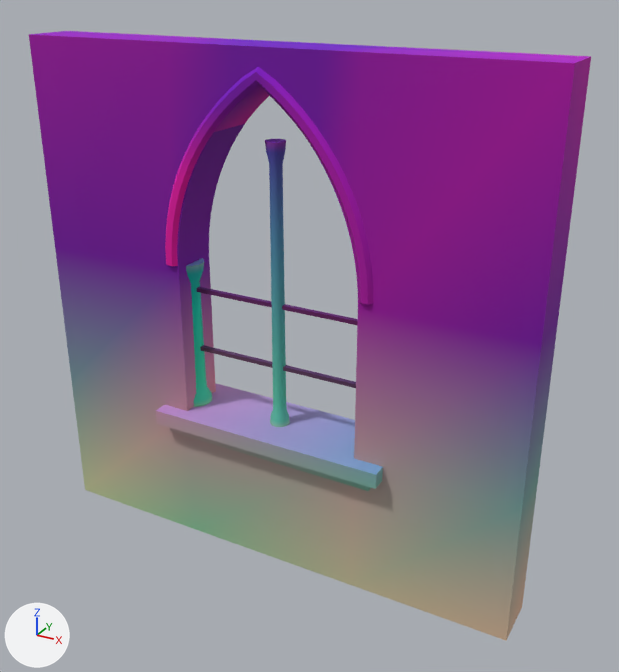
Before and after pictures for a commit that changed the glTF model assets/kit/window_lancet_4m.glb.
Rendered twice from a 50 mm camera at (3.07, -5.1, 4.51) aimed at (0.22, 0.08, 1.92). Arrows for +X, +Y and +Z are at lower left; the lights stay in place. The first picture is the older version. Vertices at exactly the same position are counted once.

Names of what the first picture shows: 'colonnette', 'colonnette.002', 'window_archivolt', 'window_bars', 'window_sill', 'window_wall'.
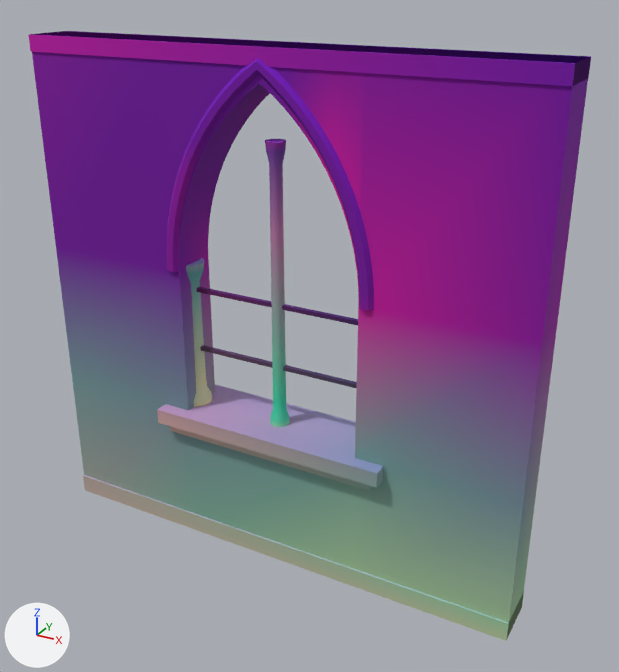
What differs and where, as boxes [x1, y1, x2, y2] in the pictures (619 x 672 px):
'window_sill', reshaped
    before: [156, 383, 383, 491]
    after: [29, 31, 591, 641]
part 1 of me_window_wall, recoloured
    before: [29, 35, 591, 604]
    after: [32, 34, 591, 596]
part 2 of me_window_wall, recoloured (darker)
    before: [29, 31, 575, 344]
    after: [36, 31, 573, 343]
part 3 of me_window_wall, recoloured
    before: [179, 54, 541, 640]
    after: [180, 72, 542, 634]
part 4 of me_window_sill, added
    after: [83, 475, 524, 641]
part 5 of me_window_sill, added (purple)
    after: [29, 31, 591, 86]
part 6 of me_window_sill, added
    after: [157, 385, 383, 488]
part 7 of me_window_sill, added (mostly hidden)
    after: [170, 426, 373, 490]
part 8 of me_window_sill, deleted
    before: [156, 383, 383, 489]
part 9 of me_window_sill, deleted (mostly hidden)
    before: [170, 428, 371, 491]
part 10 of me_window_archivolt, recoloured
    before: [178, 84, 374, 304]
    after: [178, 97, 374, 311]
part 11 of me_window_archivolt, recoloured
    before: [192, 67, 369, 252]
    after: [192, 58, 370, 254]
part 12 of me_window_archivolt, recoloured
    both: [167, 164, 194, 266]
part 13 of me_colonnette, recoloured
    both: [186, 258, 212, 407]
part 14 of me_colonnette_002, recoloured
    both: [270, 266, 289, 425]
part 15 of me_colonnette_002, recoloured
    both: [266, 152, 285, 393]
part 16 of me_colonnette_002, recoloured
    both: [265, 139, 286, 153]
part 17 of me_colonnette_002, recoloured
    both: [270, 417, 288, 427]

Patch to the scene script:
```diff
--- a/assets/kit/window_lancet_4m.glb.py
+++ b/assets/kit/window_lancet_4m.glb.py
@@ me_window_wall @@
-me_window_wall.from_pydata(...)  # 140 vertices, 280 faces; spans x -2.0..2.0, y -0.2..0.2, z 0.0..4.0
+me_window_wall.from_pydata(...)  # 140 vertices, 280 faces; spans x -2.0..2.0, y -0.19..0.19, z 0.0..4.0
+# me_window_wall part 1: 189 faces centred in x -2.0..2.0, y -0.2..0.2, z 0.0..4.0 are repainted in the vertex colours; the middle colour goes from purple #9100ce to purple #9800ce
+# me_window_wall part 2: 40 faces centred in x -1.58..1.58, y -0.2..0.2, z 1.95..4.0 are repainted in the vertex colours; the middle colour goes from purple #9a00cb to pink #b400cb
+# me_window_wall part 3: 40 faces centred in x -1.17..2.0, y -0.2..0.2, z 0.0..3.4 are repainted in the vertex colours; the middle colour goes from pink #b600c1 to pink #ed00c1
+# edits to the shape of me_window_wall do not show in these pictures
 me_window_wall.materials.append(mat_m_stone)
@@ me_window_sill @@
-me_window_sill.from_pydata(...)  # 16 vertices, 24 faces; spans x -0.98..0.98, y -0.32..0.32, z 0.96..1.16
+me_window_sill.from_pydata(...)  # 32 vertices, 48 faces; spans x -2.0..2.0, y -0.3..0.3, z 0.0..4.0
+# me_window_sill part 4: a new loose piece, a box spanning x -2.0..2.0, y -0.2..0.2, z 0.0..0.16, in mat_m_stone_trim
+# me_window_sill part 5: a new loose piece, a box spanning x -2.0..2.0, y -0.2..0.2, z 3.88..4.0, in mat_m_stone_trim
+# me_window_sill part 6: a new loose piece, a box spanning x -0.98..0.98, y -0.3..0.3, z 1.04..1.16, in mat_m_stone_trim
+# me_window_sill part 7: a new loose piece, a box spanning x -0.9..0.9, y -0.25..0.25, z 0.96..1.04, in mat_m_stone_trim
+# me_window_sill part 8: the loose piece of 8 vertices spanning x -0.98..0.98, y -0.32..0.32, z 1.04..1.16 is deleted
+# me_window_sill part 9: the loose piece of 8 vertices spanning x -0.9..0.9, y -0.26..0.26, z 0.96..1.04 is deleted
 me_window_sill.materials.append(mat_m_stone_trim)
@@ me_window_archivolt @@
-me_window_archivolt.from_pydata(...)  # 232 vertices, 460 faces; spans x -0.86..0.86, y -0.23..0.23, z 2.4..3.88
+me_window_archivolt.from_pydata(...)  # 232 vertices, 460 faces; spans x -0.86..0.86, y -0.22..0.22, z 2.35..3.94
+# me_window_archivolt part 10: 166 faces centred in x -0.67..0.85, y -0.23..0.23, z 2.4..3.85 are repainted in the vertex colours; the middle colour goes from pink #c700c1 to purple #8600c1
+# me_window_archivolt part 11: 151 faces centred in x -0.51..0.86, y -0.23..0.23, z 2.4..3.85 are repainted in the vertex colours; the middle colour goes from purple #9b00cd to purple #8600cc
+# me_window_archivolt part 12: 137 faces centred in x -0.86..-0.32, y -0.23..0.23, z 2.4..3.5 are repainted in the vertex colours; the middle colour goes from pink #ff00c0 to pink #b600c0
+# edits to the shape of me_window_archivolt do not show in these pictures
 me_window_archivolt.materials.append(mat_m_stone_trim)
@@ me_colonnette @@
 me_colonnette.from_pydata(...)  # 128 vertices, 252 faces; spans x -0.127..0.127, y -0.127..0.127, z 0.0..1.22
+# me_colonnette part 13: 252 faces centred in x -0.123..0.123, y -0.123..0.123, z 0.0..1.22 are repainted in the vertex colours, in many colours
 me_colonnette.materials.append(mat_m_stone_trim)
@@ me_colonnette_002 @@
 me_colonnette_002.from_pydata(...)  # 128 vertices, 252 faces; spans x -0.08..0.08, y -0.08..0.08, z 0.0..2.22
+# me_colonnette_002 part 14: 83 faces centred in x -0.07..0.07, y -0.07..0.07, z 0.04..0.65 are repainted in the vertex colours; the middle colour goes from cyan #68ddc7 to cyan #38efc7
+# me_colonnette_002 part 15: 80 faces centred in x -0.06..0.06, y -0.06..0.06, z 1.1..2.12 are repainted in the vertex colours; the middle colour goes from blue #5360c7 to purple #955bc7
+# me_colonnette_002 part 16: 46 faces centred in x -0.07..0.07, y -0.07..0.07, z 2.17..2.22 are repainted in the vertex colours; the middle colour goes from purple #9939c9 to purple #a237c9
+# me_colonnette_002 part 17: 43 faces centred in x -0.08..0.08, y -0.08..0.08, z 0.0..0.04 are repainted in the vertex colours; the middle colour goes from green #aaddbf to green #95f0bf
 me_colonnette_002.materials.append(mat_m_stone_trim)
```
